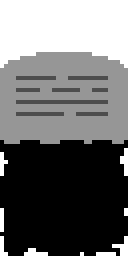
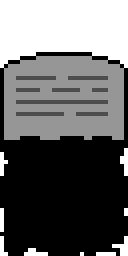
Before/after of a 128×256 layered artwork. What changed in the layer stack:
painted on "Gravestone" over 0, 52, 128, 144
